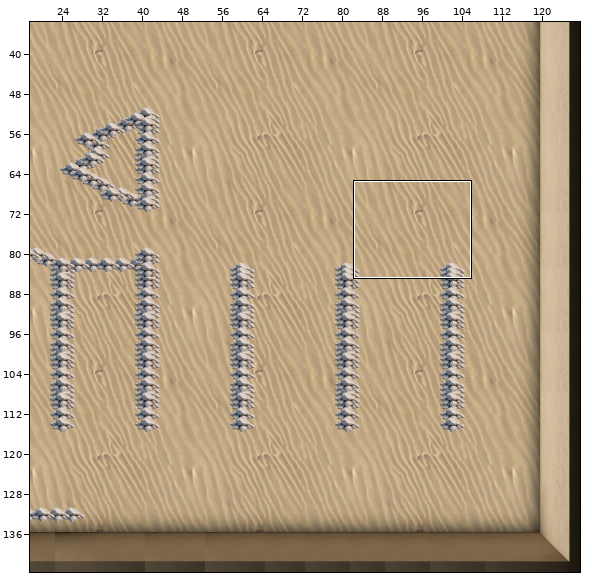
One commit to this Tiled map (JSON): public/tiled/rooms/room-2.json. The picture above shows the old version from afar; the outline marks the close-up.
Close-up. Old version:
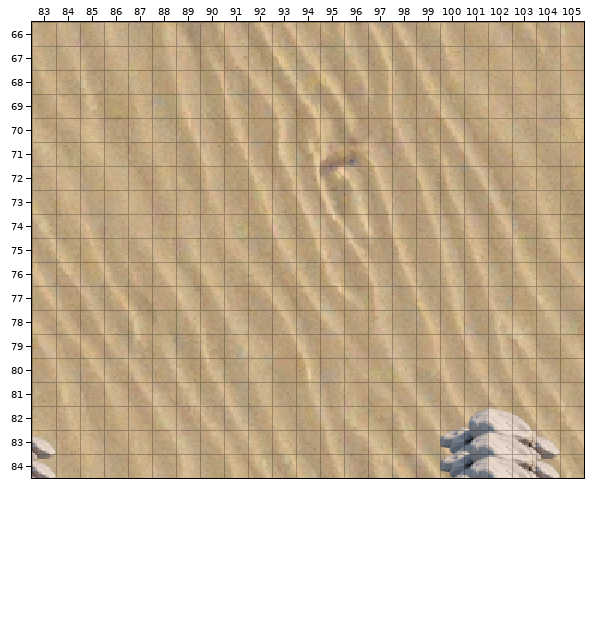
Cells are 16x16 px. Shown: x 83..105, y 66..84. The commit also changed other parts of the map, which this record leaves out.
Now the later version:
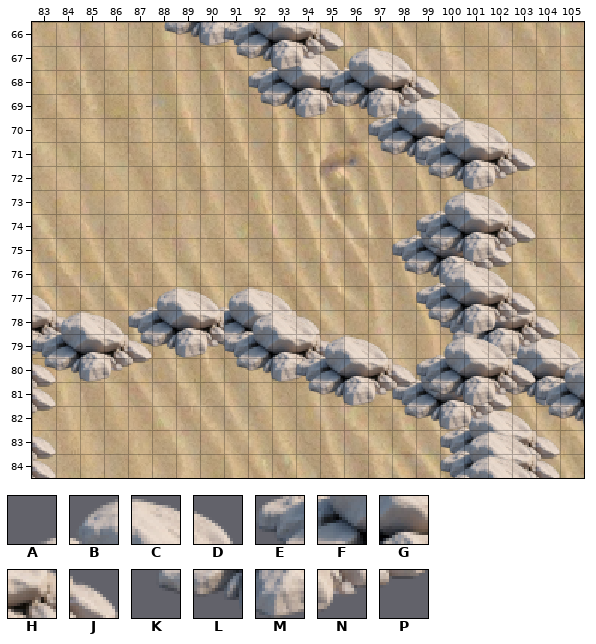
Key: from "obsticles": A 235, B 236, C 237, D 238, E 273, F 274, G 275, H 276, J 277, K 311, L 312, M 313, N 314, P 315.
_ is an empty cell.
The edit:
Changed rows in their new state; . is an unchanged cell.
Layer "obsticles-background":
first column x 83:
77 .......ABCD............
78 .......EFGHJ...........
79 .......KL..P.......ABCD
80 J..................EFGH
81 P..................KLM.
Layer "obsticles-midground":
first column x 83:
66 .....KLMN..............
67 .........ABCD..........
68 .........EFGH..........
69 .........KLMNPABCD.....
70 ..............EFGHJ....
71 ..............KLM......
74 ...............AB......
75 ...............EFGHJ...
76 ...............KLMNP...
77 D...ABCD...........CD..
78 HJ..EFGHABCD.....EFGHJ.
79 N...KLMNEFGHJ....KLMNP.
80 ........KLMN...AB....AB
81 J..............EFGHJ.EF
82 P..............KLMNP.KL
Layer "obsticles-foreground":
first column x 83:
66 ........EFGHJ........
67 ........KLMNPBCD.....
68 ............EFGHJ....
69 ............KLMNP....
70 ................ABCD.
71 ................EFGHJ
72 ................KLMNP
73 ................ABCD.
74 ................EFGHJ
75 ................KLMNP
76 ................ABCD.
77 ................EFGHJ
78 ABCD............KLMNP
79 EFGHJ......ABCD.ABCD.
80 KLMNP......EFGHJEFGHJ
81 ...........KLMNPKLMNP
Pixel boxes of the changes (left, top, right, bottom) in both close-ups:
added: (32, 22, 584, 430)
